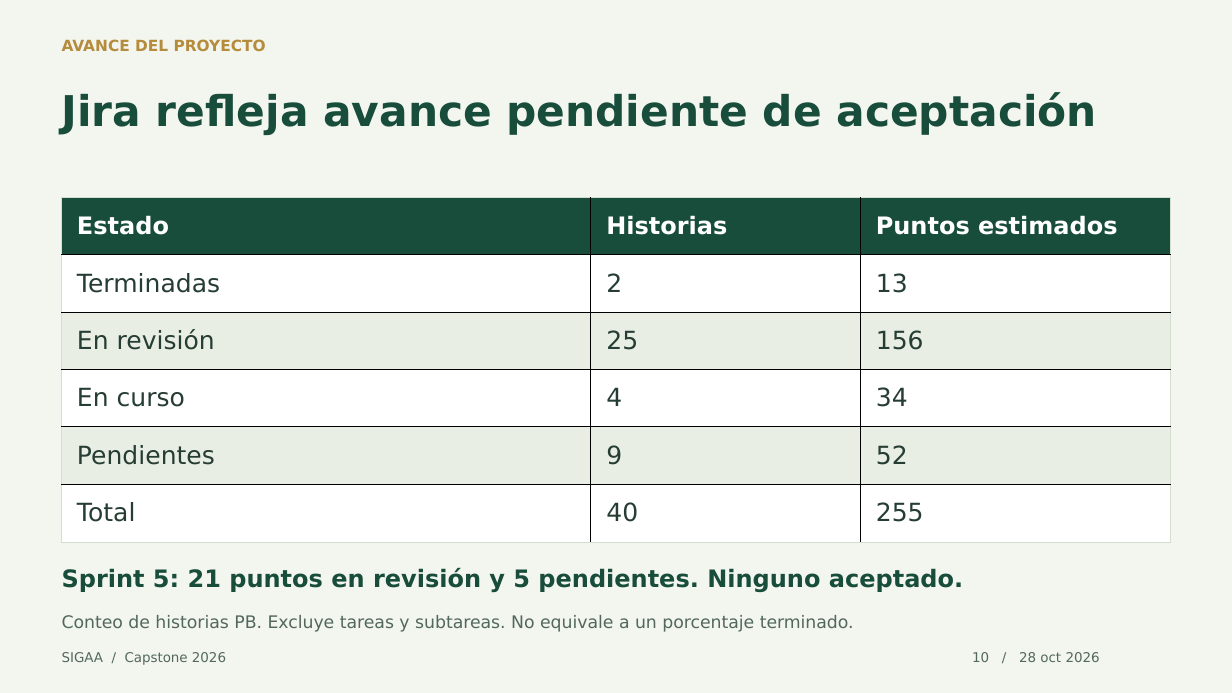
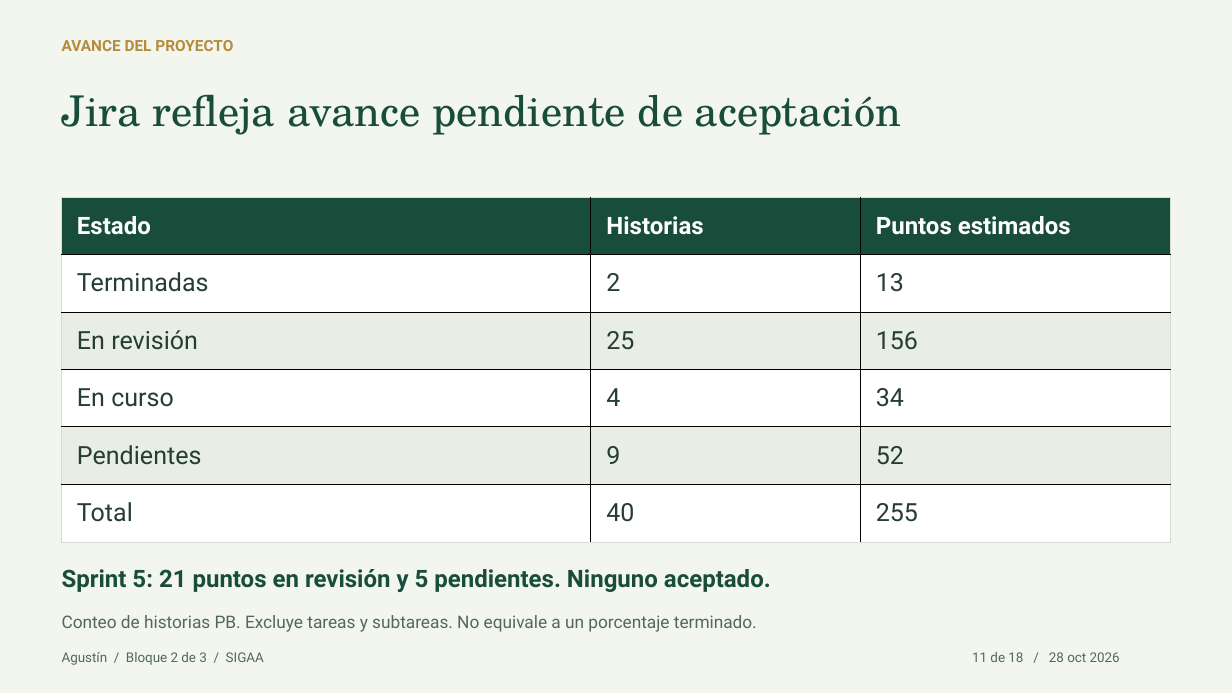
Before and after one commit to joellopez775/SIGAA-Capstone-2026, a slide deck: slide 11 of Fase 2/Evidencias Proyecto/SIGAA/output/presentaciones/Avance del proyecto SIGAA.pptx (slide 10 before the commit). Drawn at 1232x693 pixels with LibreOffice and Linux fonts; fonts in the diff are those of the drawing. Boxes give left, top, right and bottom in pixels: in the first picture for what was removed or moved away, otherwise in the second. Text is boxed around its words. In the diff, an @@ line names an element or a change of style, - is before the commit and + after.

```diff
--- a/Fase 2/Evidencias Proyecto/SIGAA/output/presentaciones/Avance del proyecto SIGAA.pptx
+++ b/Fase 2/Evidencias Proyecto/SIGAA/output/presentaciones/Avance del proyecto SIGAA.pptx
@@ text "Jira refleja avance pendiente de ..." at box(62, 94, 901, 135): font DejaVu Sans to TeX Gyre Schola, bold off @@
@@ table at box(62, 198, 1171, 543) @@
@@ font DejaVu Sans to Roboto @@
@@ font DejaVu Sans to Roboto in 3 elements at box(62, 40, 233, 51), box(62, 569, 771, 592), box(62, 615, 757, 632) @@
@@ text at box(62, 652, 264, 665): text changed; font DejaVu Sans to Roboto @@
-SIGAA / Capstone 2026
+Agustín / Bloque 2 de 3 / SIGAA
@@ text at box(972, 652, 1120, 662): text changed; font DejaVu Sans to Roboto @@
-10 / 28 oct 2026
+11 de 18 / 28 oct 2026
```
Also in this commit, not shown: 15 other slides changed, 2 slides added, 11 other files.
